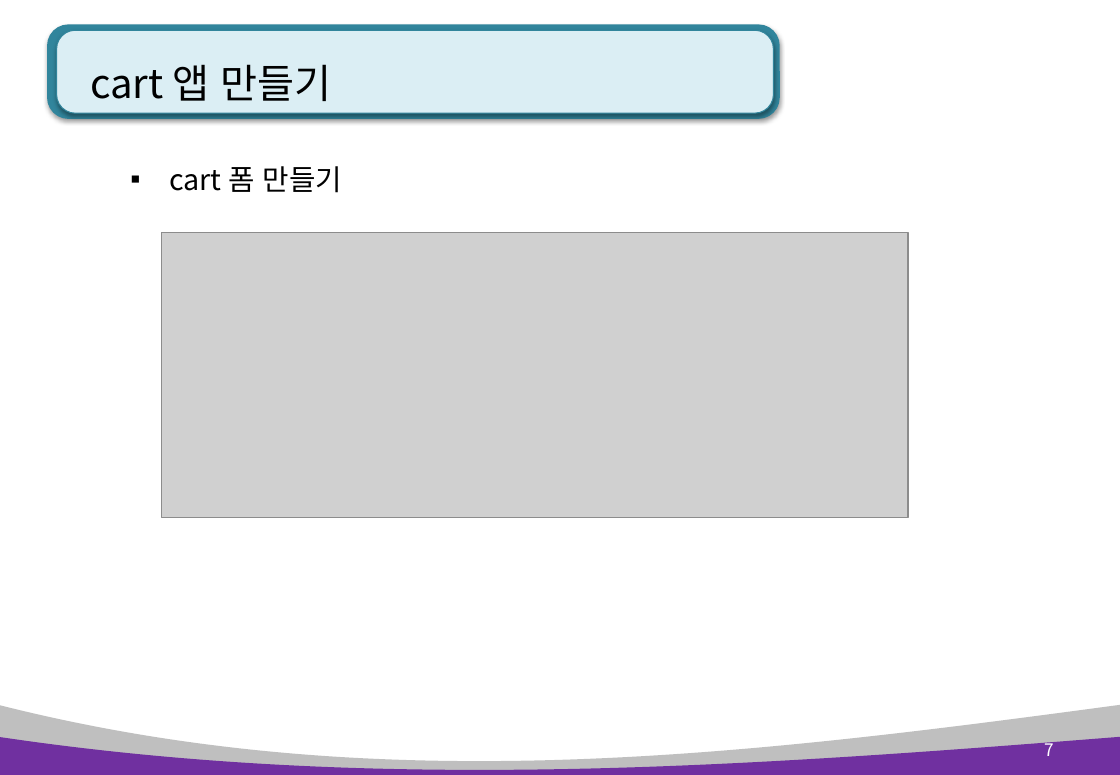
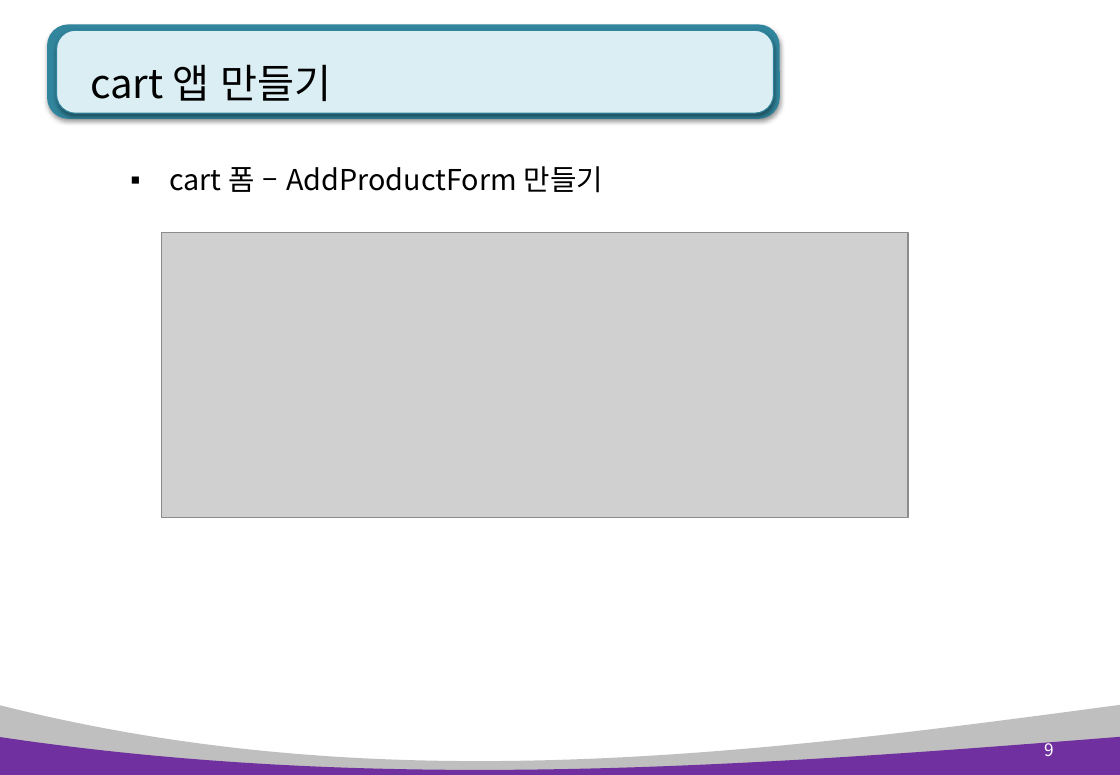
Before and after one commit to kiyongee2/green_project_web, a slide deck: slide 9 of django_ppt/shop_ppt/2장. cart(장바구니).pptx (slide 7 before the commit). Drawn at 1120x775 pixels with LibreOffice and Linux fonts; fonts in the diff are those of the drawing; grey boxes stand for pictures. Boxes give left, top, right and bottom in pixels: in the first picture for what was removed or moved away, otherwise in the second. Text is boxed around its words. In the diff, an @@ line names an element or a change of style, - is before the commit and + after.

Commit message:
cart ppt

```diff
--- a/django_ppt/shop_ppt/2장. cart(장바구니).pptx
+++ b/django_ppt/shop_ppt/2장. cart(장바구니).pptx
@@ text at [169, 166, 603, 193]: text changed @@
-▪ cart 폼 만들기
+▪ cart 폼 – AddProductForm 만들기
@@ page number at [1044, 739, 1054, 756]: text changed @@
-7
+9
```
Also in this commit, not shown: 4 other slides changed, 2 slides added, 2 other files.
